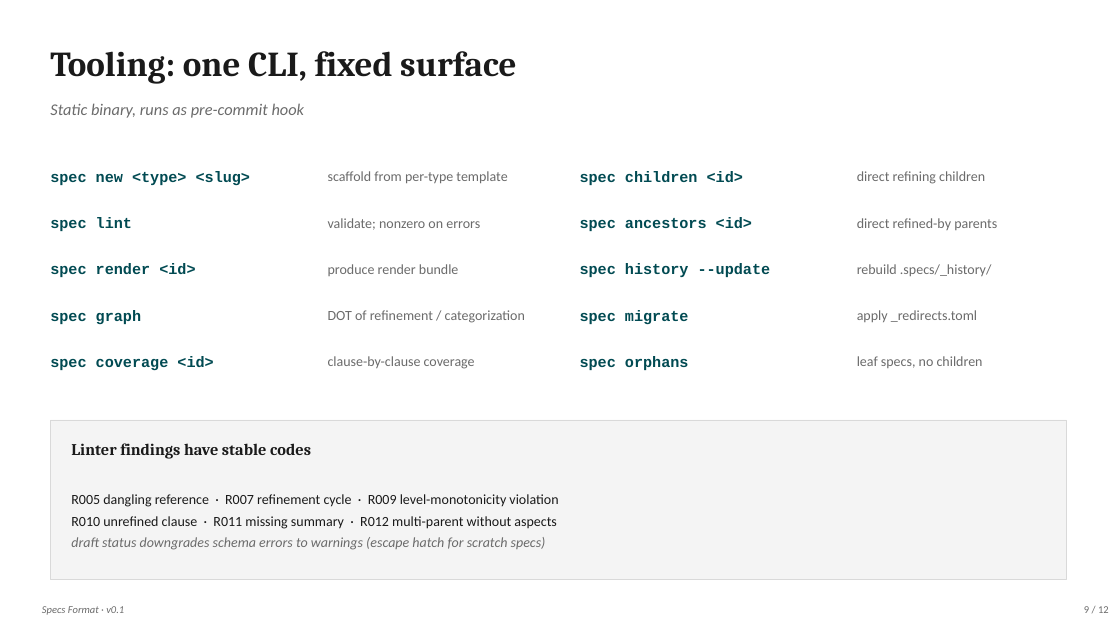
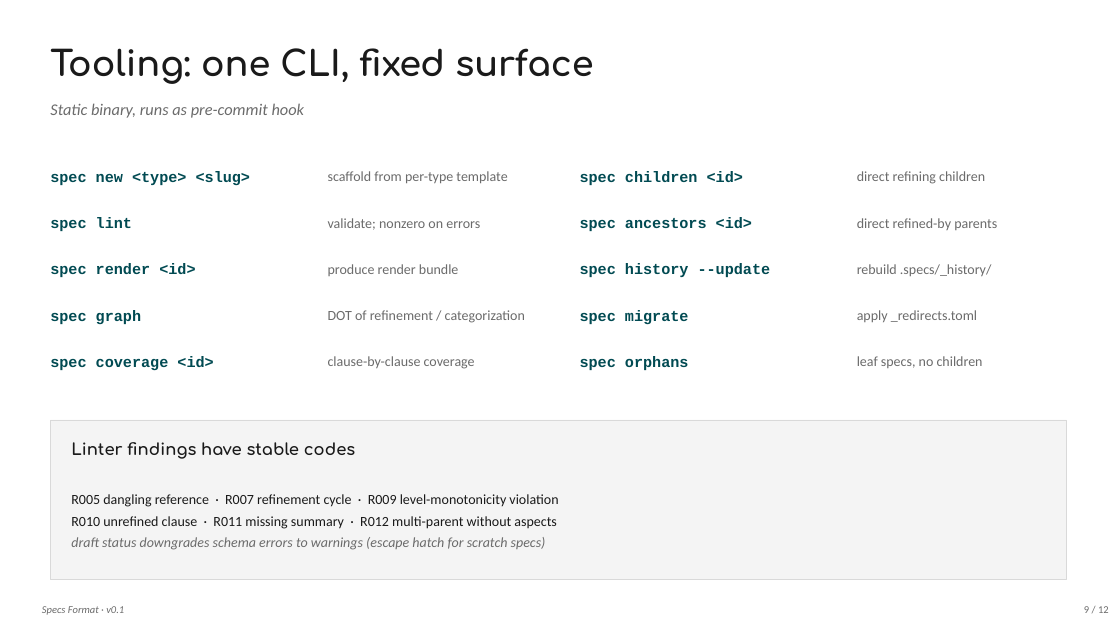
Before and after one commit to daedal-one/forge-spec, a slide deck: slide 9 of specs-format-presentation.pptx. Drawn at 1120x630 pixels with LibreOffice and Linux fonts; fonts in the diff are those of the drawing. Boxes give left, top, right and bottom in pixels: in the first picture for what was removed or moved away, otherwise in the second. Text is boxed around its words. In the diff, an @@ line names an element or a change of style, - is before the commit and + after.

Commit message:
docs: switch presentation to Comfortaa font

```diff
--- a/specs-format-presentation.pptx
+++ b/specs-format-presentation.pptx
@@ text "Tooling: one CLI, fixed surface" at (50, 48, 593, 84): font Cambria to Comfortaa @@
@@ text "Linter findings have stable codes" at (71, 442, 355, 459): font Cambria to Comfortaa @@
```
Also in this commit, not shown: 11 other slides changed.
